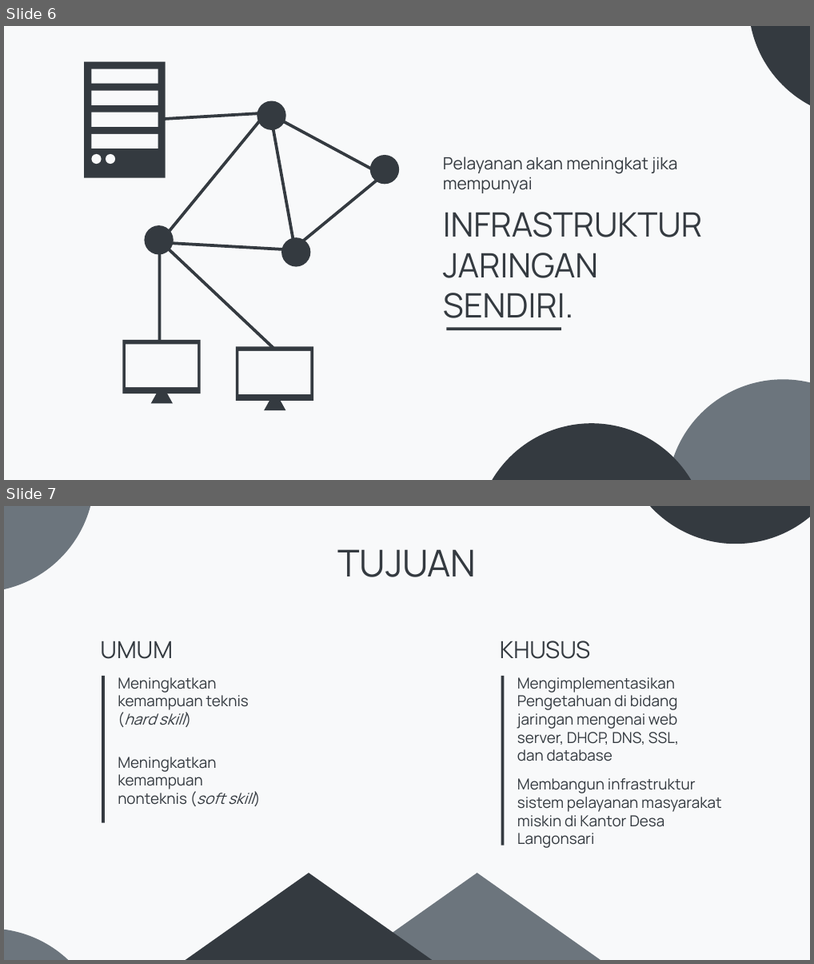
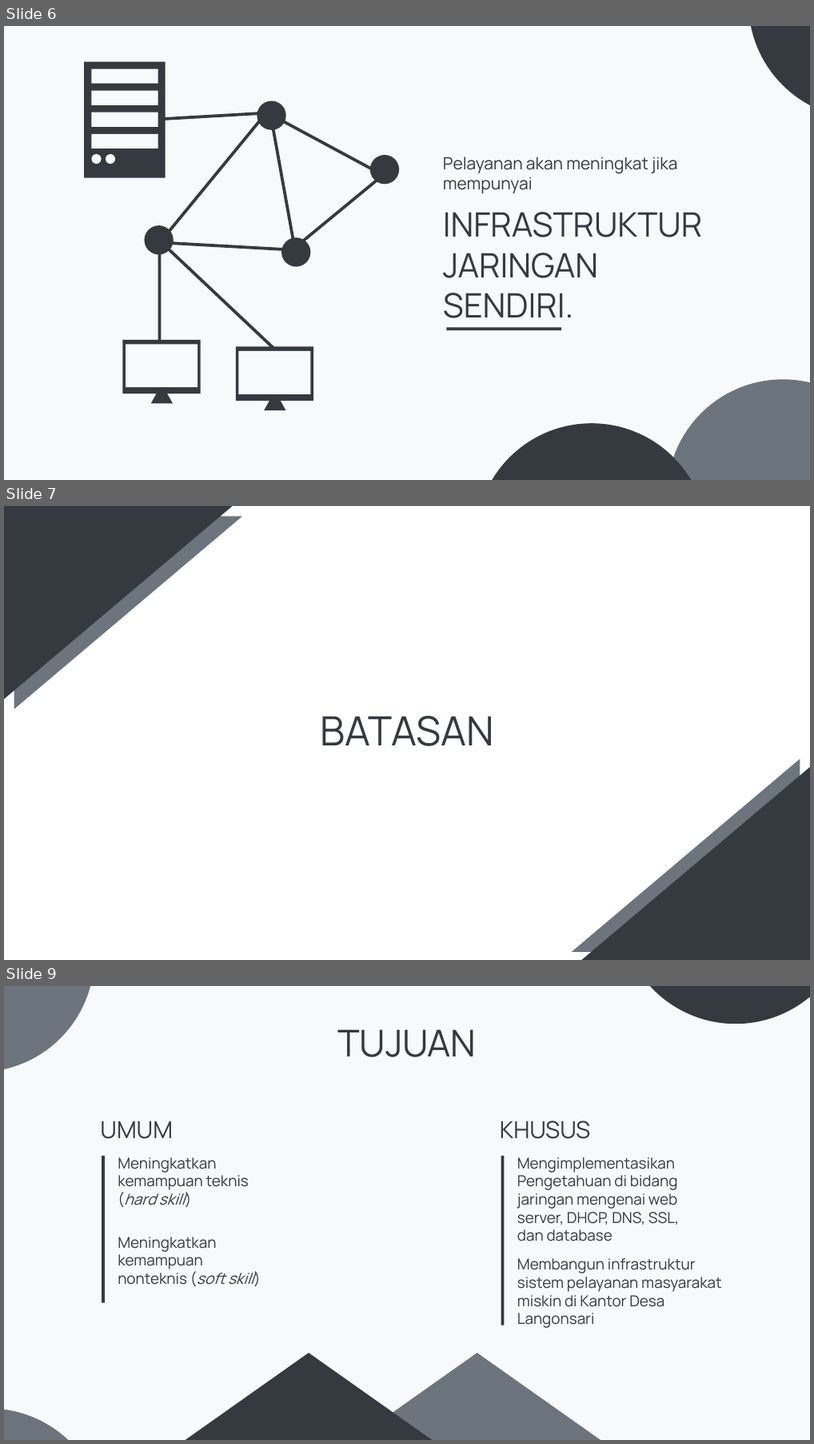
Before and after one commit to estotriramdani/estotriramdani.github.io, a slide deck: semester-6/pptx/Esto_J3D118129.pptx. Shown one above the other, each under a label of ours: slides 6 and 7 before the commit, slides 6, 7 and 9 after it; the slides between them are not shown. The pictures are 814x964 and 814x1444 pixels, drawn with LibreOffice and Linux fonts; fonts in the diff are those of the drawing. Boxes give left, top, right and bottom in pixels: in the first picture for what was removed or moved away, otherwise in the second. Text is boxed around its words. In the diff, an @@ line names an element or a change of style, - is before the commit and + after.

```diff
--- a/semester-6/pptx/Esto_J3D118129.pptx
+++ b/semester-6/pptx/Esto_J3D118129.pptx
@@ slide 7 added at <box>4,506,810,960</box>, background #FFFFFF @@
@@ triangle added at <box>4,506,233,699</box>, fill #343A40 @@
@@ triangle added at <box>14,516,243,709</box>, fill #6C757D @@
@@ title added at <box>320,716,494,746</box>, 48 pt, text #343A40 @@
+BATASAN
@@ triangle added at <box>572,759,801,952</box>, fill #6C757D @@
@@ triangle added at <box>582,767,810,960</box>, fill #343A40 @@
@@ what was slide 7 is now slide 9 @@
```
Also in this commit, not shown: 1 other slide added, 10 other files.
